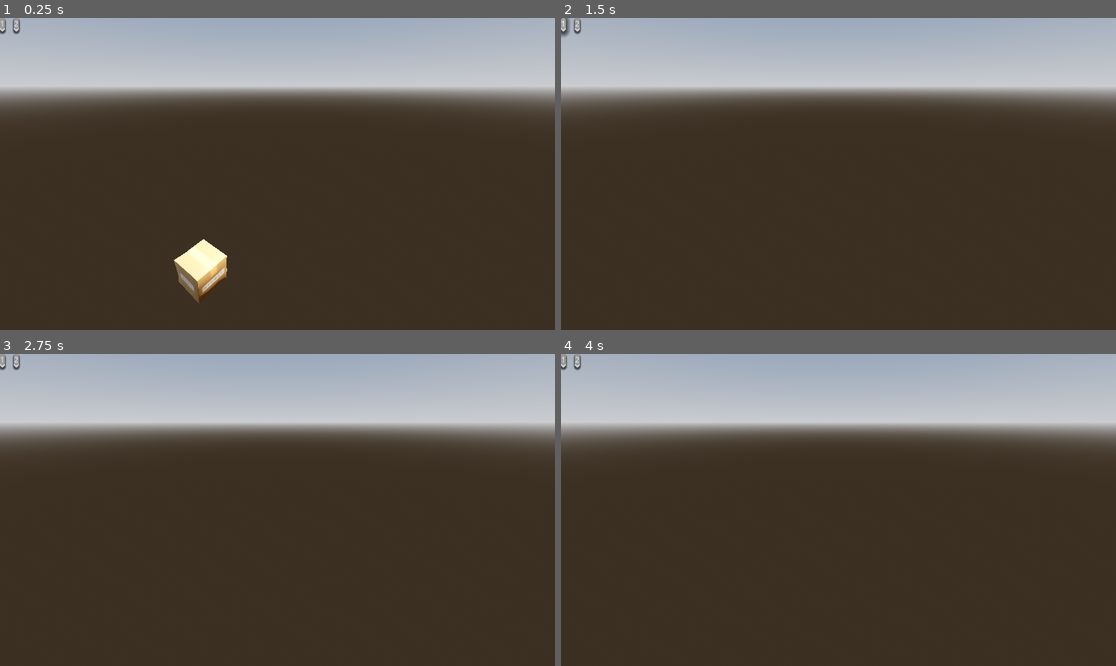
Above: before the commit, frames 1-4 (two rows, left to right).
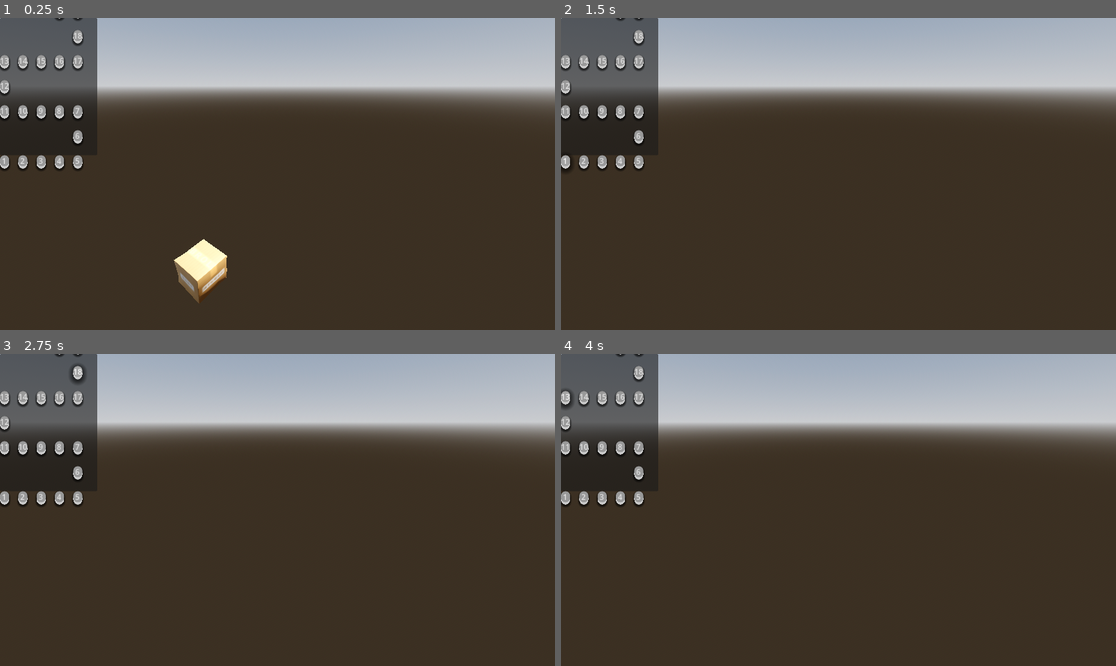
Above: after the commit, the same moments.

Repository: thewasmans/mini-games-school
Game: Godot game, scene res://scenes/main.tscn
Two runs of this game, one before a commit and one after it. Both use one fixed random seed, a clock stepped at 60 frames per second and the inputs below.
Inputs (mouse positions are in pixels of both pictures, inside the frame that each line leads up to):
- Up to frame 1 (0.25 s): no input
- Up to frame 2 (1.5 s): hold D (action_turn_right) 0.53-1.25 s; click "1" at 1.25 s
- Up to frame 3 (2.75 s): click (77, 372) at 2 s, where only the run after the commit has a clickable "18"
- Up to frame 4 (4 s): click "2" at 2.75 s; click (566, 397) at 3.5 s, where only the run after the commit has a clickable "13"

The runs differ from the first frame. In frame 1, 6.2% of the frame differs, in the area x 0-18%, y 0-49%; in frame 2, 6.2%, in the area x 0-18%, y 0-50%; in frame 3, 6.2%; in frame 4, 6.2%.

Commit message:
feat: add ui level grid

Diff:
--- a/content/prefabs/ui/game_ui.tscn
+++ b/content/prefabs/ui/game_ui.tscn
@@ -11,13 +11,21 @@
 grow_horizontal = 2
 grow_vertical = 2
 script = ExtResource("1_7e7t2")
-levels_container = NodePath("GridContainer")
+levels_container = NodePath("Panel/GridContainer")
 button_level_prefab = ExtResource("2_npsjx")
 
-[node name="GridContainer" type="GridContainer" parent="." unique_id=923873145]
+[node name="Panel" type="Panel" parent="." unique_id=1111584490]
 layout_mode = 0
-offset_right = 623.0
-offset_bottom = 403.0
+offset_right = 202.0
+offset_bottom = 285.0
+
+[node name="GridContainer" type="GridContainer" parent="Panel" unique_id=923873145]
+layout_mode = 1
+anchors_preset = 15
+anchor_right = 1.0
+anchor_bottom = 1.0
+grow_horizontal = 2
+grow_vertical = 2
 theme_override_constants/h_separation = 19
 theme_override_constants/v_separation = 24
 columns = 5
--- a/data/game_data.tres
+++ b/data/game_data.tres
@@ -34,7 +34,79 @@
 mini_games = Array[ExtResource("1_vllua")]([SubResource("Resource_lhs1r"), SubResource("Resource_pftn3"), SubResource("Resource_7lvw4")])
 metadata/_custom_type_script = "uid://br5q0sg4b052d"
 
+[sub_resource type="Resource" id="Resource_lvl03"]
+script = ExtResource("2_r34r7")
+metadata/_custom_type_script = "uid://br5q0sg4b052d"
+
+[sub_resource type="Resource" id="Resource_lvl04"]
+script = ExtResource("2_r34r7")
+metadata/_custom_type_script = "uid://br5q0sg4b052d"
+
+[sub_resource type="Resource" id="Resource_lvl05"]
+script = ExtResource("2_r34r7")
+metadata/_custom_type_script = "uid://br5q0sg4b052d"
+
+[sub_resource type="Resource" id="Resource_lvl06"]
+script = ExtResource("2_r34r7")
+metadata/_custom_type_script = "uid://br5q0sg4b052d"
+
+[sub_resource type="Resource" id="Resource_lvl07"]
+script = ExtResource("2_r34r7")
+metadata/_custom_type_script = "uid://br5q0sg4b052d"
+
+[sub_resource type="Resource" id="Resource_lvl08"]
+script = ExtResource("2_r34r7")
+metadata/_custom_type_script = "uid://br5q0sg4b052d"
+
+[sub_resource type="Resource" id="Resource_lvl09"]
+script = ExtResource("2_r34r7")
+metadata/_custom_type_script = "uid://br5q0sg4b052d"
+
+[sub_resource type="Resource" id="Resource_lvl10"]
+script = ExtResource("2_r34r7")
+metadata/_custom_type_script = "uid://br5q0sg4b052d"
+
+[sub_resource type="Resource" id="Resource_lvl11"]
+script = ExtResource("2_r34r7")
+metadata/_custom_type_script = "uid://br5q0sg4b052d"
+
+[sub_resource type="Resource" id="Resource_lvl12"]
+script = ExtResource("2_r34r7")
+metadata/_custom_type_script = "uid://br5q0sg4b052d"
+
+[sub_resource type="Resource" id="Resource_lvl13"]
+script = ExtResource("2_r34r7")
+metadata/_custom_type_script = "uid://br5q0sg4b052d"
+
+[sub_resource type="Resource" id="Resource_lvl14"]
+script = ExtResource("2_r34r7")
+metadata/_custom_type_script = "uid://br5q0sg4b052d"
+
+[sub_resource type="Resource" id="Resource_lvl15"]
+script = ExtResource("2_r34r7")
+metadata/_custom_type_script = "uid://br5q0sg4b052d"
+
+[sub_resource type="Resource" id="Resource_lvl16"]
+script = ExtResource("2_r34r7")
+metadata/_custom_type_script = "uid://br5q0sg4b052d"
+
+[sub_resource type="Resource" id="Resource_lvl17"]
+script = ExtResource("2_r34r7")
+metadata/_custom_type_script = "uid://br5q0sg4b052d"
+
+[sub_resource type="Resource" id="Resource_lvl18"]
+script = ExtResource("2_r34r7")
+metadata/_custom_type_script = "uid://br5q0sg4b052d"
+
+[sub_resource type="Resource" id="Resource_lvl19"]
+script = ExtResource("2_r34r7")
+metadata/_custom_type_script = "uid://br5q0sg4b052d"
+
+[sub_resource type="Resource" id="Resource_lvl20"]
+script = ExtResource("2_r34r7")
+metadata/_custom_type_script = "uid://br5q0sg4b052d"
+
 [resource]
 script = ExtResource("1_urpql")
-levels = Array[Resource]([SubResource("Resource_yqv0c"), SubResource("Resource_2ewf2")])
+levels = Array[Resource]([SubResource("Resource_yqv0c"), SubResource("Resource_2ewf2"), SubResource("Resource_lvl03"), SubResource("Resource_lvl04"), SubResource("Resource_lvl05"), SubResource("Resource_lvl06"), SubResource("Resource_lvl07"), SubResource("Resource_lvl08"), SubResource("Resource_lvl09"), SubResource("Resource_lvl10"), SubResource("Resource_lvl11"), SubResource("Resource_lvl12"), SubResource("Resource_lvl13"), SubResource("Resource_lvl14"), SubResource("Resource_lvl15"), SubResource("Resource_lvl16"), SubResource("Resource_lvl17"), SubResource("Resource_lvl18"), SubResource("Resource_lvl19"), SubResource("Resource_lvl20")])
 metadata/_custom_type_script = "uid://cp2inhinnjjop"
--- /dev/null
+++ b/data/new_resource.tres
@@ -0,0 +1,21 @@
+[gd_resource type="Resource" script_class="CrosswordData" format=3 uid="uid://cqd0espmk4npp"]
+
+[ext_resource type="Script" uid="uid://cygosmrxwmpq0" path="res://scripts/data/cross_words/word_data.gd" id="1_n3143"]
+[ext_resource type="Script" uid="uid://cvhcj85uqr48d" path="res://scripts/data/cross_words/cross_word_data.gd" id="2_7d3su"]
+
+[sub_resource type="Resource" id="Resource_n3143"]
+script = ExtResource("1_n3143")
+word = "Orange"
+hint = "Mmm le jus"
+metadata/_custom_type_script = "uid://cygosmrxwmpq0"
+
+[sub_resource type="Resource" id="Resource_7d3su"]
+script = ExtResource("1_n3143")
+word = "Jus"
+hint = "Ma bite"
+metadata/_custom_type_script = "uid://cygosmrxwmpq0"
+
+[resource]
+script = ExtResource("2_7d3su")
+clues = Array[ExtResource("1_n3143")]([SubResource("Resource_n3143"), SubResource("Resource_7d3su")])
+metadata/_custom_type_script = "uid://cvhcj85uqr48d"
--- /dev/null
+++ b/scripts/data/cross_words/cross_word_data.gd
@@ -0,0 +1,4 @@
+class_name CrosswordData
+extends MiniGameData
+
+@export var clues: Array[WordData] = []
--- /dev/null
+++ b/scripts/data/cross_words/word_data.gd
@@ -0,0 +1,8 @@
+class_name WordData
+extends Resource
+
+@export var word: String = "":
+	set(value):
+		word = value.to_upper().strip_edges()
+
+@export var hint: String = ""
--- a/scripts/ui/game_ui.gd
+++ b/scripts/ui/game_ui.gd
@@ -8,7 +8,50 @@
 
 func initialize(game_manager:GameManager):
 	_game_manager = game_manager
-	for level_index in _game_manager.game_data.levels.size():
-		var button_level := button_level_prefab.instantiate() as ButtonLevelUI
-		button_level.initialize(level_index + 1)
-		levels_container.add_child(button_level)
+	var columns := levels_container.columns
+	var levels := _game_manager.game_data.levels
+	var rows: Array[Array] = []
+	var index := 0
+	var content_row := 0
+	while index < levels.size():
+		var row_size: int = min(columns, levels.size() - index)
+		var row_level_indices := range(index, index + row_size)
+		var is_reversed := content_row % 2 == 1
+		if is_reversed:
+			row_level_indices.reverse()
+		var row: Array[int] = []
+		if is_reversed:
+			for _column in columns - row_size:
+				row.append(-1)
+		for level_index in row_level_indices:
+			row.append(level_index)
+		rows.append(row)
+		index += row_size
+		var connector_on_right := content_row % 2 == 0
+		content_row += 1
+		if index < levels.size():
+			var connector_row: Array[int] = []
+			if connector_on_right:
+				for _column in columns - 1:
+					connector_row.append(-1)
+				connector_row.append(index)
+			else:
+				connector_row.append(index)
+				for _column in columns - 1:
+					connector_row.append(-1)
+			rows.append(connector_row)
+			index += 1
+	rows.reverse()
+	for r in rows.size():
+		var render_row: Array = rows[r]
+		for c in render_row.size():
+			var level_index: int = render_row[c]
+			if level_index == -1:
+				levels_container.add_child(Control.new())
+			else:
+				_add_level_button(level_index)
+
+func _add_level_button(level_index: int) -> void:
+	var button_level := button_level_prefab.instantiate() as ButtonLevelUI
+	button_level.initialize(level_index + 1)
+	levels_container.add_child(button_level)
Not shown, added: scripts/data/cross_words/cross_word_data.gd.uid
Not shown, added: scripts/data/cross_words/word_data.gd.uid
